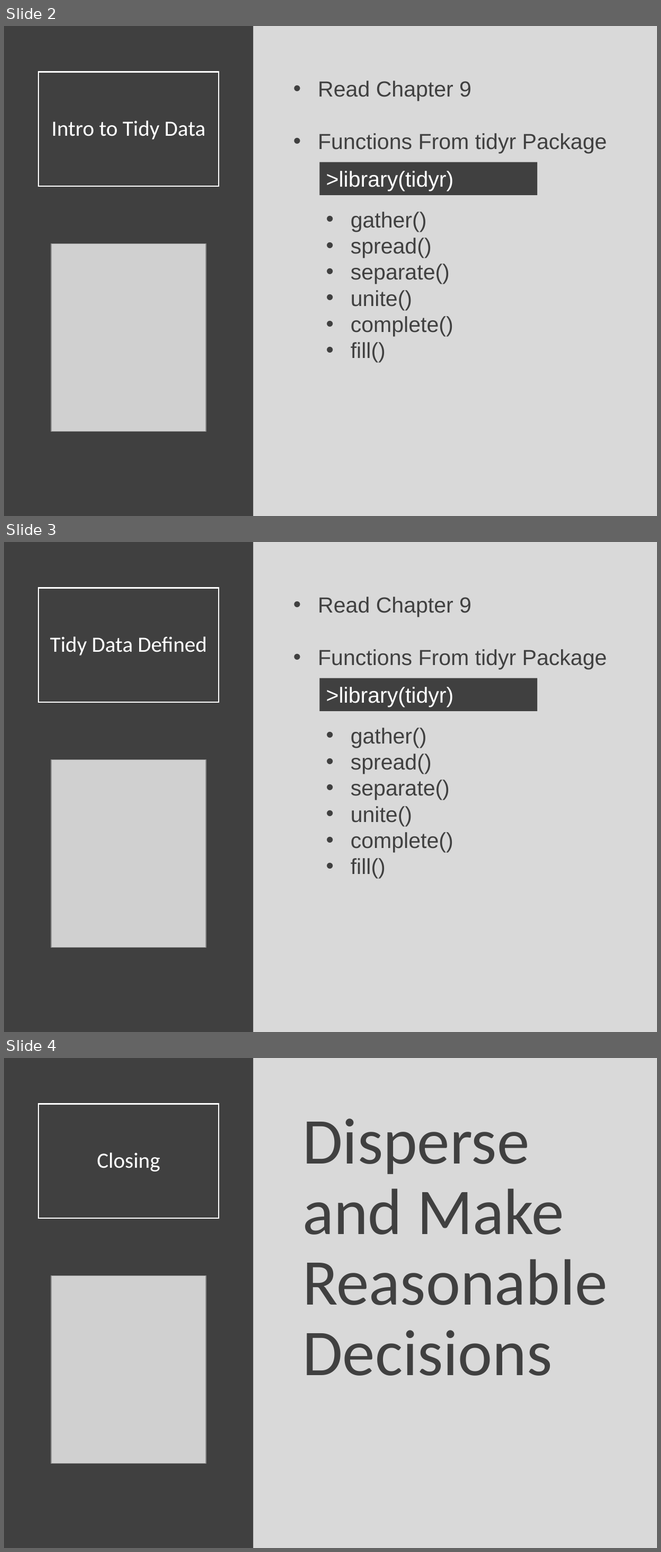
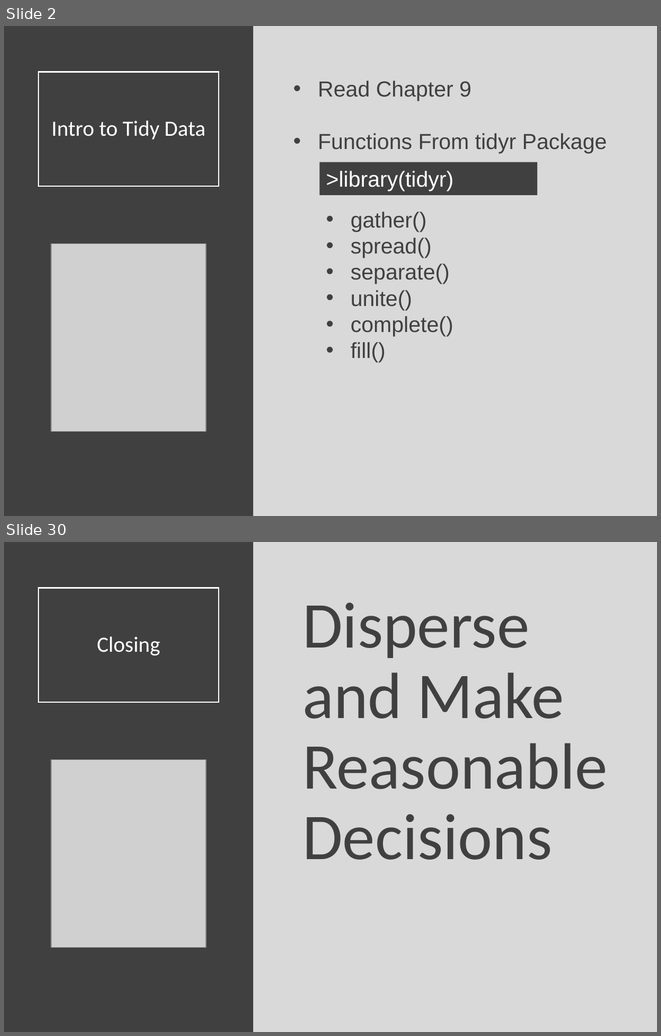
Before and after one commit to Yixf-Self/STOR320_WEBSITE, a slide deck: Lecture/Lecture 12/Lecture 12.pptx. Shown one above the other, each under a label of ours: slides 2, 3 and 4 before the commit, slides 2 and 30 after it; the slides between them are not shown. The pictures are 661x1552 and 661x1036 pixels, drawn with LibreOffice and Linux fonts; fonts in the diff are those of the drawing; grey boxes stand for pictures. Boxes give left, top, right and bottom in pixels: in the first picture for what was removed or moved away, otherwise in the second. Text is boxed around its words. In the diff, an @@ line names an element or a change of style, - is before the commit and + after.

```diff
--- a/Lecture/Lecture 12/Lecture 12.pptx
+++ b/Lecture/Lecture 12/Lecture 12.pptx
@@ slide 3 removed at [4, 542, 657, 1032], background #D9D9D9 @@
@@ rectangle removed at [4, 542, 254, 1032] @@
@@ title removed at [38, 588, 219, 702] @@
-Tidy Data Defined
@@ text removed at [318, 597, 607, 878] @@
-• Read Chapter 9
-• Functions From tidyr Package
-  • gather()
-  • spread()
-  • separate()
-  • unite()
-  • complete()
-  • fill()
@@ rectangle removed at [319, 678, 537, 711] @@
->library(tidyr)
@@ picture removed at [51, 759, 206, 947] @@
@@ what was slide 4 is now slide 30 @@
```
Also in this commit, not shown: 27 slides added, 8 other files.
